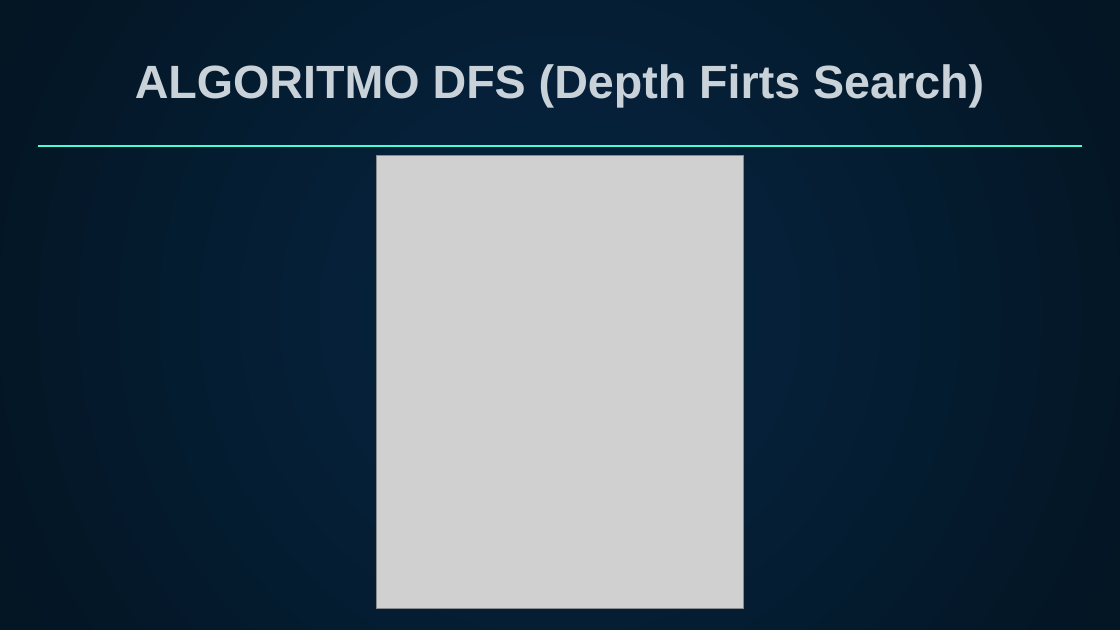
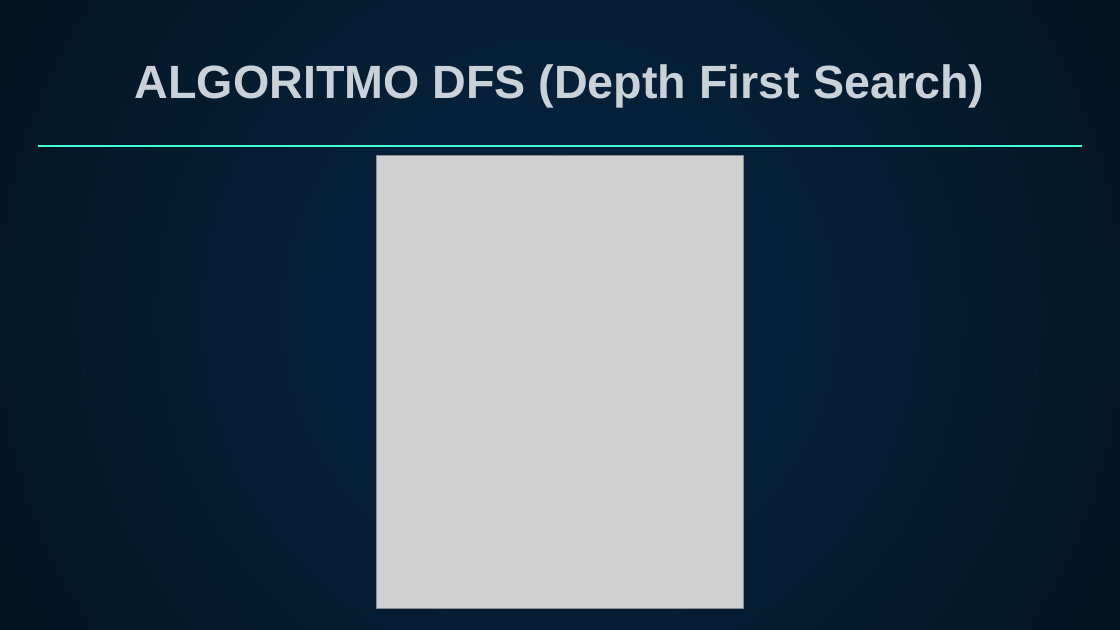
Before and after one commit to billguerrerog/cc41_tf_201821590_20181B402_201811208_201823346_201823838, a slide deck: slide 11 of Complejidad_Presentacion_TF.pptx. Drawn at 1120x630 pixels with LibreOffice and Linux fonts; fonts in the diff are those of the drawing; grey boxes stand for pictures. Boxes give left, top, right and bottom in pixels: in the first picture for what was removed or moved away, otherwise in the second. Text is boxed around its words. In the diff, an @@ line names an element or a change of style, - is before the commit and + after.

```diff
--- a/Complejidad_Presentacion_TF.pptx
+++ b/Complejidad_Presentacion_TF.pptx
@@ title at (x1=135, y1=64, x2=984, y2=107): text changed @@
-ALGORITMO DFS (Depth Firts Search)
+ALGORITMO DFS (Depth First Search)
```
Also in this commit, not shown: 4 other slides changed.
